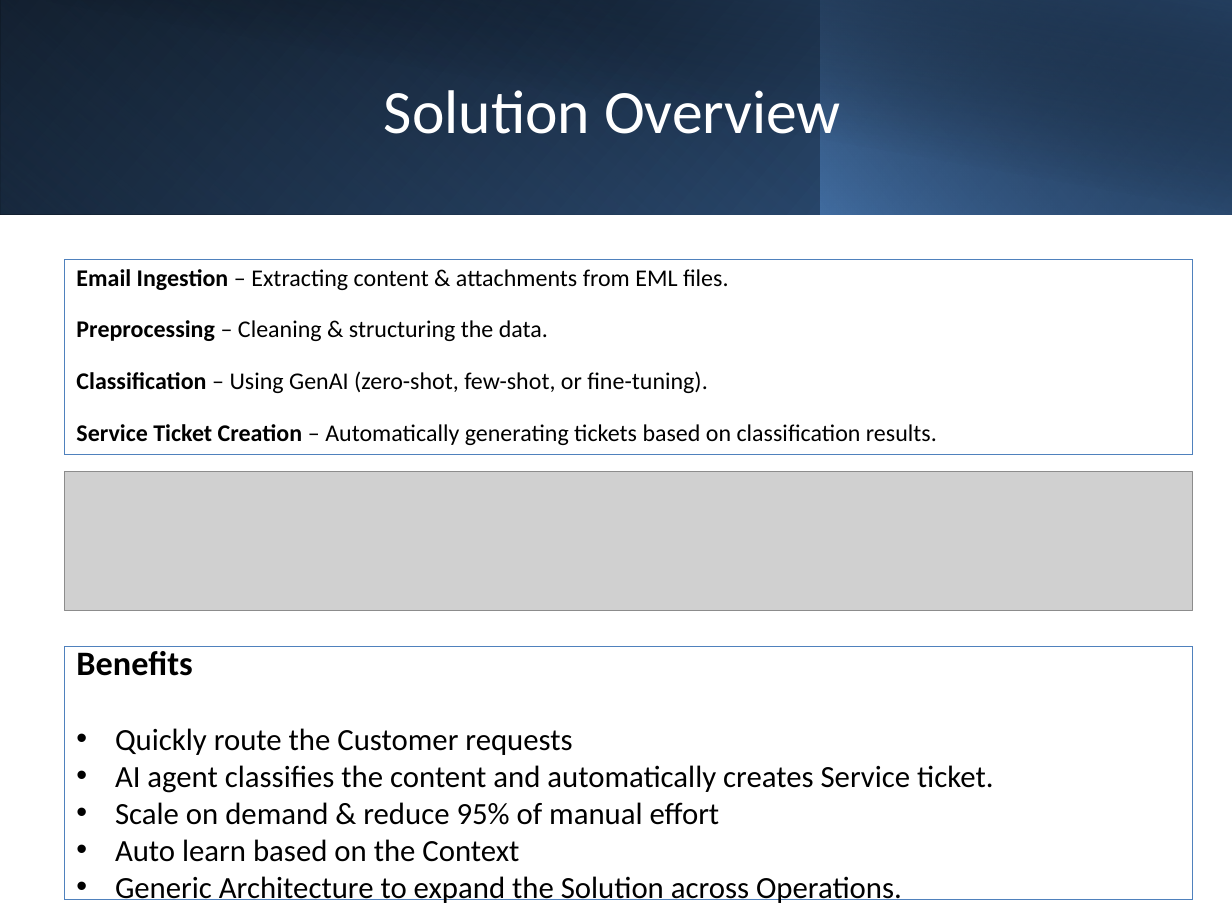
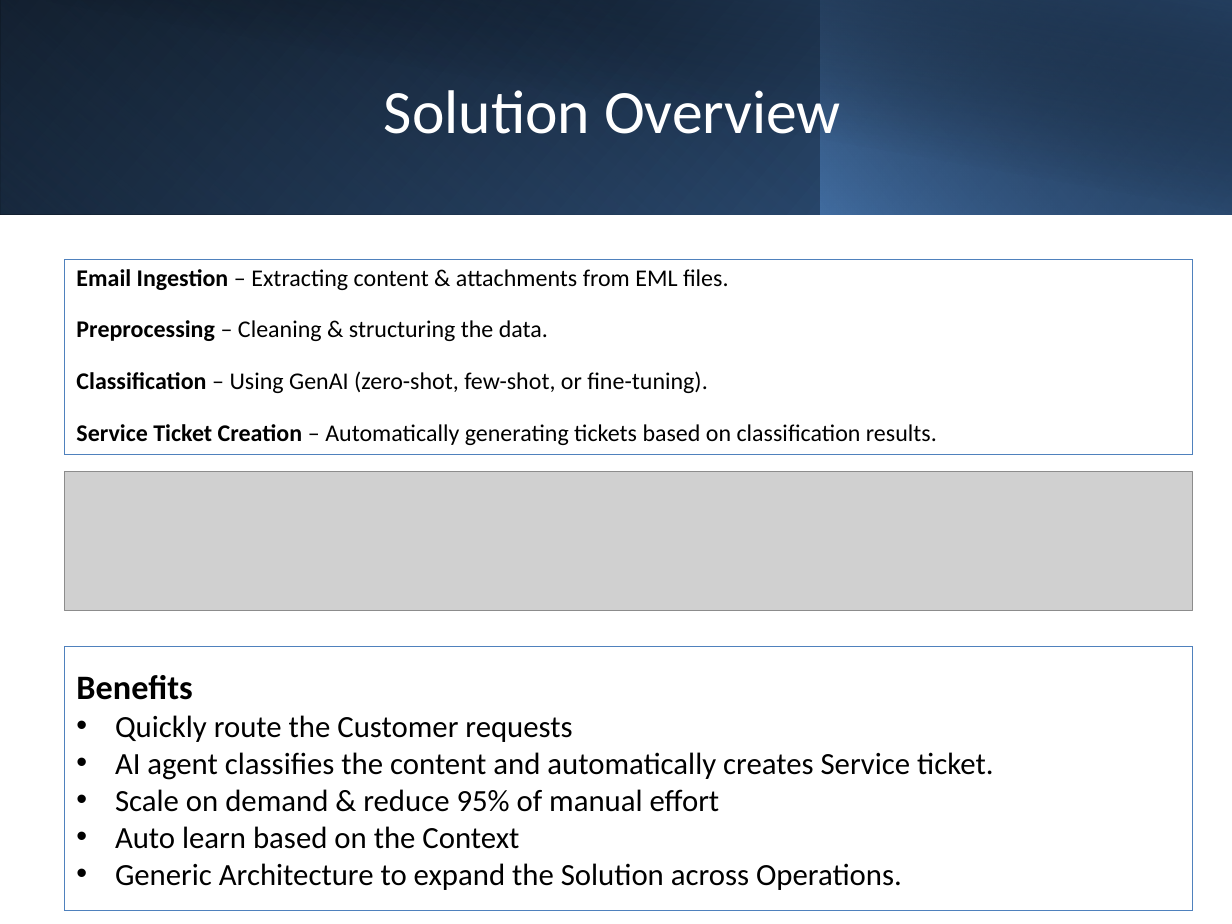
Before and after one commit to Sathvik816/gaied-world-is-ai, a slide deck: slide 2 of artifacts/demo/Hackathon_2025_WorldisAI_Team.pptx. Drawn at 1232x924 pixels with LibreOffice and Linux fonts; fonts in the diff are those of the drawing; grey boxes stand for pictures. Boxes give left, top, right and bottom in pixels: in the first picture for what was removed or moved away, otherwise in the second. Text is boxed around its words. In the diff, an @@ line names an element or a change of style, - is before the commit and + after.

```diff
--- a/artifacts/demo/Hackathon_2025_WorldisAI_Team.pptx
+++ b/artifacts/demo/Hackathon_2025_WorldisAI_Team.pptx
@@ rectangle "Benefits": place and size @@
-rectangle "Benefits" at <box>64,647,1193,901</box>
+rectangle "Benefits" at <box>64,647,1193,910</box>
```
Also in this commit, not shown: 1 other slide changed.
